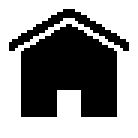
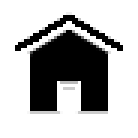
Revision of a layered 138px x 138px image; what changed, layer by layer:
removed layer "home" over left=9, top=9, right=129, bottom=117
added layer "web-home-svgrepo-com.svg" above "middle line" over left=15, top=12, right=123, bottom=114
